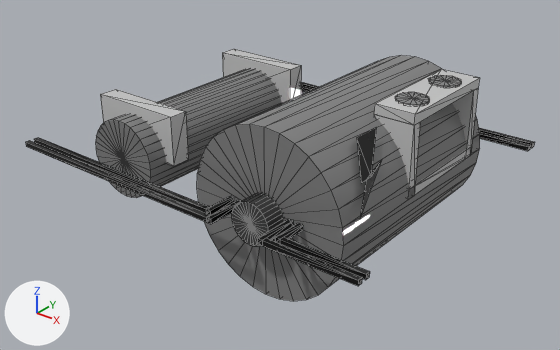
One commit to the glTF model public/assets/generator.glb: the scene before it, then after it.
Before and after are seen from a 50 mm camera at (11.23, -14.03, 7.9) aimed at (0.2, -0.25, -0.65). Lighting does not change. The marker at lower left points along +X, +Y and +Z. Mesh edges are drawn as thin lines. Vertices at the same position are counted once.

The scene before the commit, as lines of its bpy script (objects in view):
```python
me_mesh_0 = bpy.data.meshes.new('Mesh_0')
me_mesh_0.from_pydata(...)  # 597 vertices, 1100 faces; spans x -5.0..5.0, y -4.0..4.0, z -2.0..2.03
# faces by material slot: [196, 256, 448, 72, 128]
me_mesh_0.materials.append(mat_material_0)  # black #000000
me_mesh_0.materials.append(mat_material_1)  # grey #808080
me_mesh_0.materials.append(mat_material_2)  # black #3e3e3e
me_mesh_0.materials.append(mat_material_3)  # light grey #c9c9c9
me_mesh_0.materials.append(mat_material_4)  # grey #818181
ob_asset3dloader_sceneroot = bpy.data.objects.new('Asset3DLoader.sceneRoot', me_mesh_0)
ob_asset3dloader_sceneroot.location = (0.0, 0.0, 0.0)
```
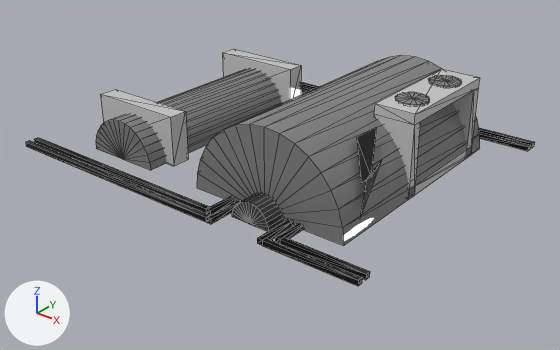
Changed parts and their boxes [x1, y1, x2, y2] in the pictures (560 x 350 px; the box of a moved part takes in the faces that stretch with it):
'Asset3DLoader.sceneRoot', reshaped: before [26, 49, 534, 301]; after [26, 49, 534, 286]
part 1 of me_mesh_0, cut back: before [26, 88, 479, 301]; after [26, 88, 478, 222]
part 2 of me_mesh_0, moved or reshaped: [374, 115, 420, 200] in both

Diff of the bpy script that builds the scene:
```diff
--- a/public/assets/generator.glb.py
+++ b/public/assets/generator.glb.py
@@ me_mesh_0 @@
 # used by ob_asset3dloader_sceneroot; location = (0.0, 0.0, 0.0)
-me_mesh_0.from_pydata(...)  # 597 vertices, 1100 faces; spans x -5.0..5.0, y -4.0..4.0, z -2.0..2.03
+me_mesh_0.from_pydata(...)  # 509 vertices, 908 faces; spans x -5.0..5.0, y -4.0..4.0, z 0.0..2.03
+# me_mesh_0 part 1
+# 90 vertices are removed from x -3.48..3.96, y -3.5..3.5, z -2.0..-0.1
+# 204 faces are deleted
+# 3 vertices are added at (1.25, -4.0, 0.12), (4.0, 2.5, 1.75), (4.0, 2.5, 0.0)
+# 5 new faces join them, mat_material_0 (black #000000)
+# 7 new faces join them, mat_material_3 (light grey #c9c9c9)
+# me_mesh_0 part 2
+# 1 vertex is removed from x 4.0, y -0.5, z 1.75
+# 5 faces are deleted
+# 5 new faces join them, mat_material_3 (light grey #c9c9c9)
 me_mesh_0.materials.append(mat_material_0)
```
